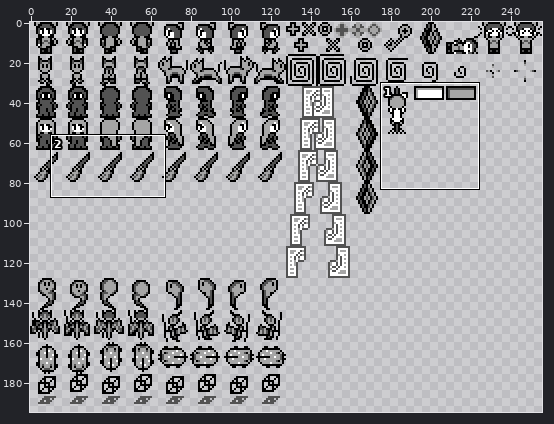
Two versions of one sprite sheet, aspectlegend/images/alt/4-objects.png. The first picture is a wide view before the edit; the outline marks the close-up.
Close-up. Before the edit:
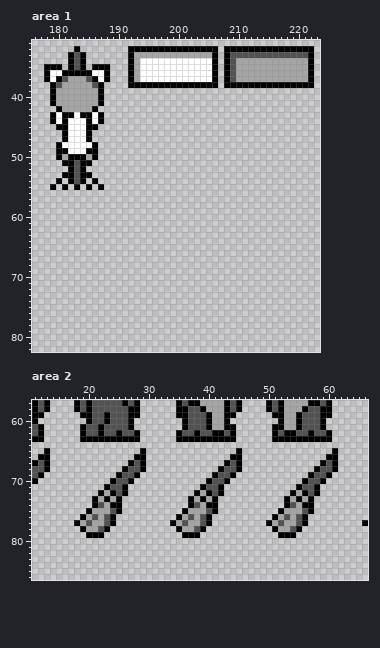
The file is 256x256 pixels. Shown: area 1: x 176..223, y 31..82; area 2: x 11..66, y 57..86. The wide view leaves out empty margins. The commit also changed other parts of the picture, which this record leaves out.
Now the later version:
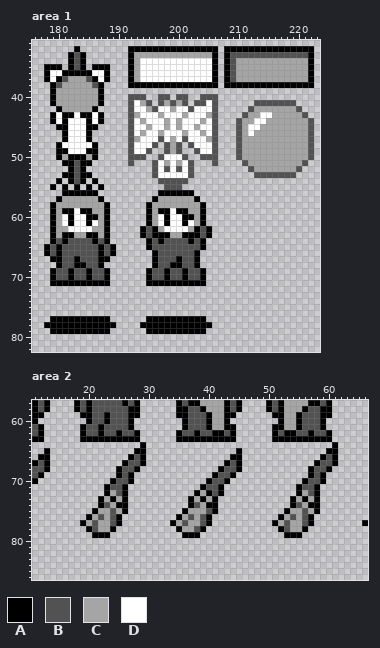
Palette (. is transparent): A #000000  B #525252  C #a5a5a5  D #ffffff
The edit:
Changed rows in their new state; - is an unchanged pixel.
Area 1:
first column x 178:
40 --------------BBB--BB-BB--BBB----------------
41 --------------BDCB-BCBCB-BBDB------BBBBBBB---
42 --------------BDDCBDDCDDBDDDB-----BCCCCCCCB--
43 --------------BCDDDCDDDCDDDCB----BCCDDCCCCCB-
44 --------------BDCDDDCDCDDDCDB---BCCDDCCCCCCCB
45 --------------BDDCDDCDCDDCDDB---BCDDCCCCCCCCB
46 --------------BDCDDCDDDCDDCDB---BCDCCCCCCCCCB
47 --------------BCDDDBDCDBDDDCB---BCCCCCCCCCCCB
48 --------------BDDDB-BCB-BDDDB---BCCCCCCCCCCCB
49 --------------BDDB--BCB--BDDB---BCCCCCCCCCCCB
50 --------------BBB--BDDDB--BBB---BCCCCCCCCCCCB
51 --------------B---BDCDCDB---B----BCCCCCCCCCB-
52 ------------------BDBDBDB---------BCCCCCCCB--
53 ------------------BDDDDDB----------BBBBBBB---
54 -------------------BBBBB---------------------
55 --------------------BBB----------------------
56 ---AAAAAA----------AAAAAA--------------------
57 --ACCCCCCA--------ACCCCCCA-------------------
58 -ACCCCCCCCA------ACCCCCCCCA------------------
59 -ACAADAACCA------ACAADAACCA------------------
60 -ACDADDAACA------ACDADDAACA------------------
61 -ACDADDADCA------ACDADDADCA------------------
62 -ACCDDDDCCA-----ABACDDDDCABA-----------------
63 -ACAACCAACA-----ABAAACCAAABA-----------------
64 -ABABBBBABA------ABABBBBABA------------------
65 ABABBBBBBABA-----ABBBBBBBBA------------------
66 ABABBBBBBABA------ABBBBBBA-------------------
67 -AABBABBBAA-------ABBBABBA-------------------
68 --ABBAABBA--------ABBAABBA-------------------
69 -ABBABBABBA------ABBABBABBA------------------
70 -ABBABBABBA------ABBABBABBA------------------
71 -AAAAAAAAAA------AAAAAAAAAA------------------
first column x 178:
77 -AAAAAAAAAA------AAAAAAAAAA-
78 AAAAAAAAAAAA----AAAAAAAAAAAA
79 -AAAAAAAAAA------AAAAAAAAAA-
Area 2:
first column x 18:
64 -----------A-------------------------------A
65 ----------A-------------------------------A-
66 ---------AB------------------------------AB-
67 --------AB------------------------------AB--
68 -------AB-A.---------------------------AB-A.
69 ---------A.------------------------------A.-
72 ----.AC-----------------------------.AC-----
73 ---.ACACA--------------------------.ACACA---
74 ---.ABC-A--------------------------.ABC-A---
75 --.A---CA-------------------------.A---CA---
76 -.ACBCBA-------------------------.ACBCBA----
77 .ACB-CBA------------------------.ACB-CBA----
78 -.ABCCA--------------------------.ABCCA-----
79 --.--A----------------------------.--A------
Pixel boxes of the changes (left, top, right, bottom) in both close-ups:
added: (128, 94, 314, 286)
added: (44, 190, 116, 286)
added: (44, 316, 116, 334)
added: (140, 316, 212, 334)
changed: (74, 442, 146, 538)
changed: (266, 442, 338, 538)
